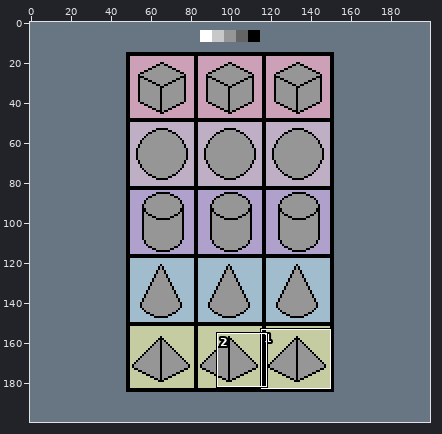
Two versions of one pixel-art file, Section 2 - Shading and lighting/3d-objects.ase. Above, an overview of the earlier version with the close-up marked.
Close-up. Before the commit:
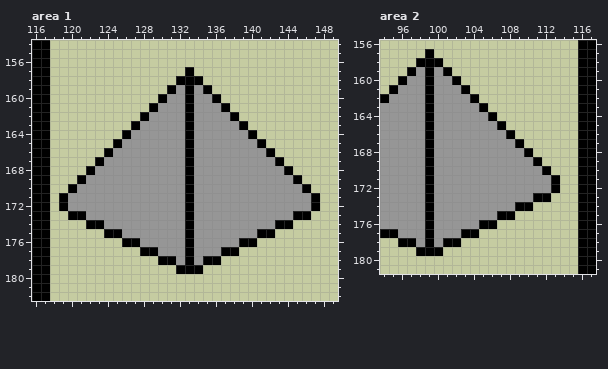
200x200 pixels, 1 frame. Shown: area 1: x 116..149, y 154..182; area 2: x 94..117, y 156..181. The commit also changed other parts of the picture, which this record leaves out.
Once edited:
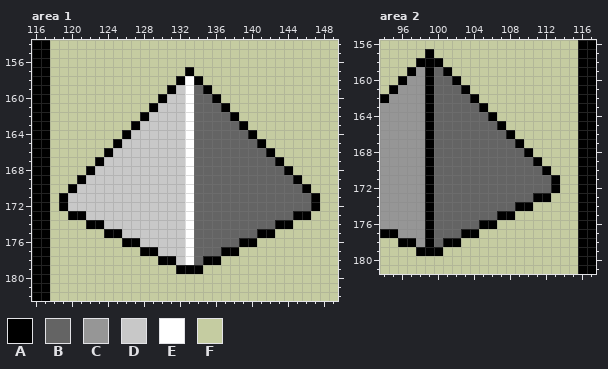
Palette (. is transparent): A #000000  B #646464  C #969696  D #c8c8c8  E #ffffff  F #c5cca1
The exact change:
layer "Layer 1" added
--- area 1, layer "Layer 1"
@@ x 116..149 @@
 157 AAFFFFFFFFFFFFFFFAFFFFFFFFFFFFFFFF
-158 AAFFFFFFFFFFFFFFAAAFFFFFFFFFFFFFFF
-159 AAFFFFFFFFFFFFFACACAFFFFFFFFFFFFFF
-160 AAFFFFFFFFFFFFACCACCAFFFFFFFFFFFFF
-161 AAFFFFFFFFFFFACCCACCCAFFFFFFFFFFFF
-162 AAFFFFFFFFFFACCCCACCCCAFFFFFFFFFFF
-163 AAFFFFFFFFFACCCCCACCCCCAFFFFFFFFFF
-164 AAFFFFFFFFACCCCCCACCCCCCAFFFFFFFFF
-165 AAFFFFFFFACCCCCCCACCCCCCCAFFFFFFFF
-166 AAFFFFFFACCCCCCCCACCCCCCCCAFFFFFFF
-167 AAFFFFFACCCCCCCCCACCCCCCCCCAFFFFFF
-168 AAFFFFACCCCCCCCCCACCCCCCCCCCAFFFFF
-169 AAFFFACCCCCCCCCCCACCCCCCCCCCCAFFFF
-170 AAFFACCCCCCCCCCCCACCCCCCCCCCCCAFFF
-171 AAFACCCCCCCCCCCCCACCCCCCCCCCCCCAFF
-172 AAFACCCCCCCCCCCCCACCCCCCCCCCCCCAFF
-173 AAFFAACCCCCCCCCCCACCCCCCCCCCCAAFFF
-174 AAFFFFAACCCCCCCCCACCCCCCCCCAAFFFFF
-175 AAFFFFFFAACCCCCCCACCCCCCCAAFFFFFFF
-176 AAFFFFFFFFAACCCCCACCCCCAAFFFFFFFFF
-177 AAFFFFFFFFFFAACCCACCCAAFFFFFFFFFFF
-178 AAFFFFFFFFFFFFAACACAAFFFFFFFFFFFFF
+158 AAFFFFFFFFFFFFFFAEAFFFFFFFFFFFFFFF
+159 AAFFFFFFFFFFFFFADEBAFFFFFFFFFFFFFF
+160 AAFFFFFFFFFFFFADDEBBAFFFFFFFFFFFFF
+161 AAFFFFFFFFFFFADDDEBBBAFFFFFFFFFFFF
+162 AAFFFFFFFFFFADDDDEBBBBAFFFFFFFFFFF
+163 AAFFFFFFFFFADDDDDEBBBBBAFFFFFFFFFF
+164 AAFFFFFFFFADDDDDDEBBBBBBAFFFFFFFFF
+165 AAFFFFFFFADDDDDDDEBBBBBBBAFFFFFFFF
+166 AAFFFFFFADDDDDDDDEBBBBBBBBAFFFFFFF
+167 AAFFFFFADDDDDDDDDEBBBBBBBBBAFFFFFF
+168 AAFFFFADDDDDDDDDDEBBBBBBBBBBAFFFFF
+169 AAFFFADDDDDDDDDDDEBBBBBBBBBBBAFFFF
+170 AAFFADDDDDDDDDDDDEBBBBBBBBBBBBAFFF
+171 AAFADDDDDDDDDDDDDEBBBBBBBBBBBBBAFF
+172 AAFADDDDDDDDDDDDDEBBBBBBBBBBBBBAFF
+173 AAFFAADDDDDDDDDDDEBBBBBBBBBBBAAFFF
+174 AAFFFFAADDDDDDDDDEBBBBBBBBBAAFFFFF
+175 AAFFFFFFAADDDDDDDEBBBBBBBAAFFFFFFF
+176 AAFFFFFFFFAADDDDDEBBBBBAAFFFFFFFFF
+177 AAFFFFFFFFFFAADDDEBBBAAFFFFFFFFFFF
+178 AAFFFFFFFFFFFFAADEBAAFFFFFFFFFFFFF
 179 AAFFFFFFFFFFFFFFAAAFFFFFFFFFFFFFFF
--- area 2, layer "Layer 1"
@@ x 94..117 @@
 158 FFFFAAAFFFFFFFFFFFFFFFAA
-159 FFFACACAFFFFFFFFFFFFFFAA
-160 FFACCACCAFFFFFFFFFFFFFAA
-161 FACCCACCCAFFFFFFFFFFFFAA
-162 ACCCCACCCCAFFFFFFFFFFFAA
-163 CCCCCACCCCCAFFFFFFFFFFAA
-164 CCCCCACCCCCCAFFFFFFFFFAA
-165 CCCCCACCCCCCCAFFFFFFFFAA
-166 CCCCCACCCCCCCCAFFFFFFFAA
-167 CCCCCACCCCCCCCCAFFFFFFAA
-168 CCCCCACCCCCCCCCCAFFFFFAA
-169 CCCCCACCCCCCCCCCCAFFFFAA
-170 CCCCCACCCCCCCCCCCCAFFFAA
-171 CCCCCACCCCCCCCCCCCCAFFAA
-172 CCCCCACCCCCCCCCCCCCAFFAA
-173 CCCCCACCCCCCCCCCCAAFFFAA
-174 CCCCCACCCCCCCCCAAFFFFFAA
-175 CCCCCACCCCCCCAAFFFFFFFAA
-176 CCCCCACCCCCAAFFFFFFFFFAA
-177 AACCCACCCAAFFFFFFFFFFFAA
-178 FFAACACAAFFFFFFFFFFFFFAA
+159 FFFACABAFFFFFFFFFFFFFFAA
+160 FFACCABBAFFFFFFFFFFFFFAA
+161 FACCCABBBAFFFFFFFFFFFFAA
+162 ACCCCABBBBAFFFFFFFFFFFAA
+163 CCCCCABBBBBAFFFFFFFFFFAA
+164 CCCCCABBBBBBAFFFFFFFFFAA
+165 CCCCCABBBBBBBAFFFFFFFFAA
+166 CCCCCABBBBBBBBAFFFFFFFAA
+167 CCCCCABBBBBBBBBAFFFFFFAA
+168 CCCCCABBBBBBBBBBAFFFFFAA
+169 CCCCCABBBBBBBBBBBAFFFFAA
+170 CCCCCABBBBBBBBBBBBAFFFAA
+171 CCCCCABBBBBBBBBBBBBAFFAA
+172 CCCCCABBBBBBBBBBBBBAFFAA
+173 CCCCCABBBBBBBBBBBAAFFFAA
+174 CCCCCABBBBBBBBBAAFFFFFAA
+175 CCCCCABBBBBBBAAFFFFFFFAA
+176 CCCCCABBBBBAAFFFFFFFFFAA
+177 AACCCABBBAAFFFFFFFFFFFAA
+178 FFAACABAAFFFFFFFFFFFFFAA
 179 FFFFAAAFFFFFFFFFFFFFFFAA
Where, in picture pixels (left, top, right, bottom), the same in both close-ups:
changed: (68, 76, 311, 265)
changed: (434, 67, 551, 247)
